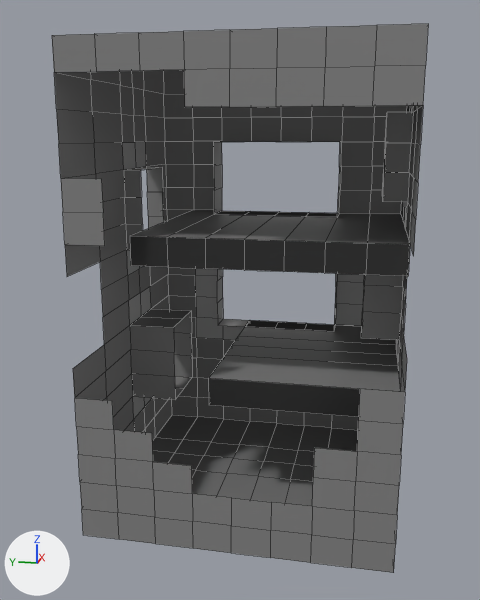
What one commit did to the Blender file 3D assets/BUILDDAMAGE/buildd3.blend.
The view is the same before and after, from a 50 mm lens placed at (-17.06, -2.88, 3.71), pointed at (-0.65, 0.41, -0.39). The lights are fixed; the arrows at lower left show +X, +Y and +Z. The first picture is the older version. Mesh edges are drawn as thin lines.

Before the edit, the objects in view are built like this:
```python
me_cube = bpy.data.meshes.new('Cube')
me_cube.from_pydata(...)  # 512 vertices, 456 faces; spans x -1.0..1.0, y -1.0..1.0, z -1.0..1.0
# faces by material slot: [409, 34, 13]
me_cube.materials.append(mat_material)  # grey #818181
me_cube.materials.append(mat_material_001)  # grey #b2b2b2
me_cube.materials.append(mat_material_002)  # black #252525
ob_cube = bpy.data.objects.new('Cube', me_cube)
ob_cube.location = (0.0, 0.0, 0.0)
ob_cube.scale = (3.69, 3.69, 5.71)
```
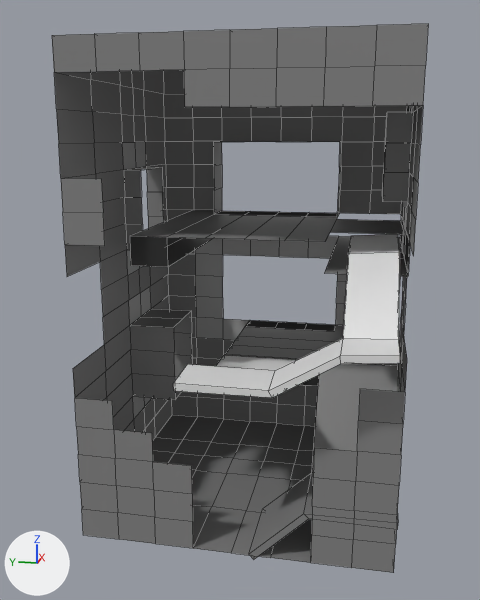
Changed parts and their boxes (x1, y1, x2, y2) in the pictures (480 x 600 px):
'Cube.001', added
    after: (173, 234, 400, 398)
part 1 of me_cube, added
    after: (249, 364, 398, 559)
part 2 of me_cube, cut back
    before: (167, 213, 410, 563)
    after: (225, 219, 404, 386)

The change in detail:
me_cube is used by ob_cube; location (0.0, 0.0, 0.0); scale (3.69, 3.69, 5.71).
me_cube had 512 vertices, 456 faces and spanned x -1.0..1.0, y -1.0..1.0, z -1.0..1.0.
me_cube now has 505 vertices, 432 faces and spans x -1.0..1.0, y -1.01..1.0, z -1.02..1.0.
me_cube part 1: a new loose piece of 16 vertices spanning x -1.0..0.03, y -1.01..-0.11, z -1.02..-0.37, in mat_material (grey #818181).
Part 2, on me_cube:
27 vertices are removed from x -1.0..0.79, y -0.75..0.5, z -0.88..0.25.
41 faces are deleted.
4 vertices are added at (0.58, -0.5, 0.25), (-0.18, -0.5, 0.25), (0.58, -0.98, 0.25), (-0.18, -0.98, 0.25).
1 new face joins them, mat_material_002 (black #252525).
2 new faces join them, mat_material (grey #818181).
Mesh me_cube_001 is new.
It has 32 vertices, 30 faces and spans x -3.8..1.0, y -3.5..1.0, z -1.0..43.6.
Object 'Cube.001' (ob_cube_001) is new; it shows me_cube_001.
Its location is (-0.89, 0.0, -2.23).
Its scale is (1.0, 1.0, 0.0838).
